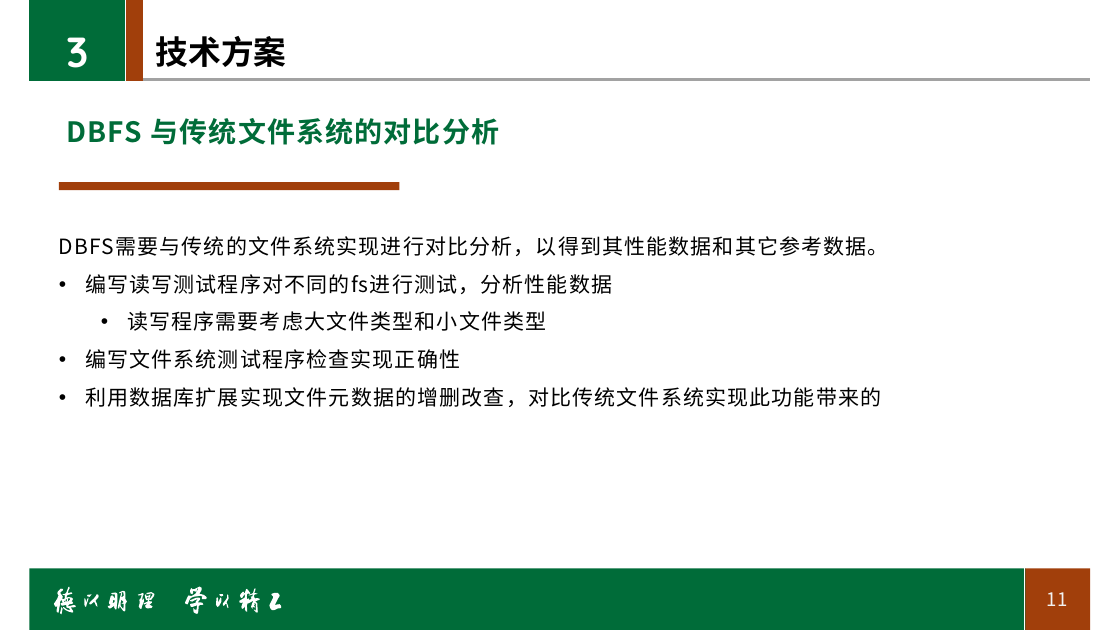
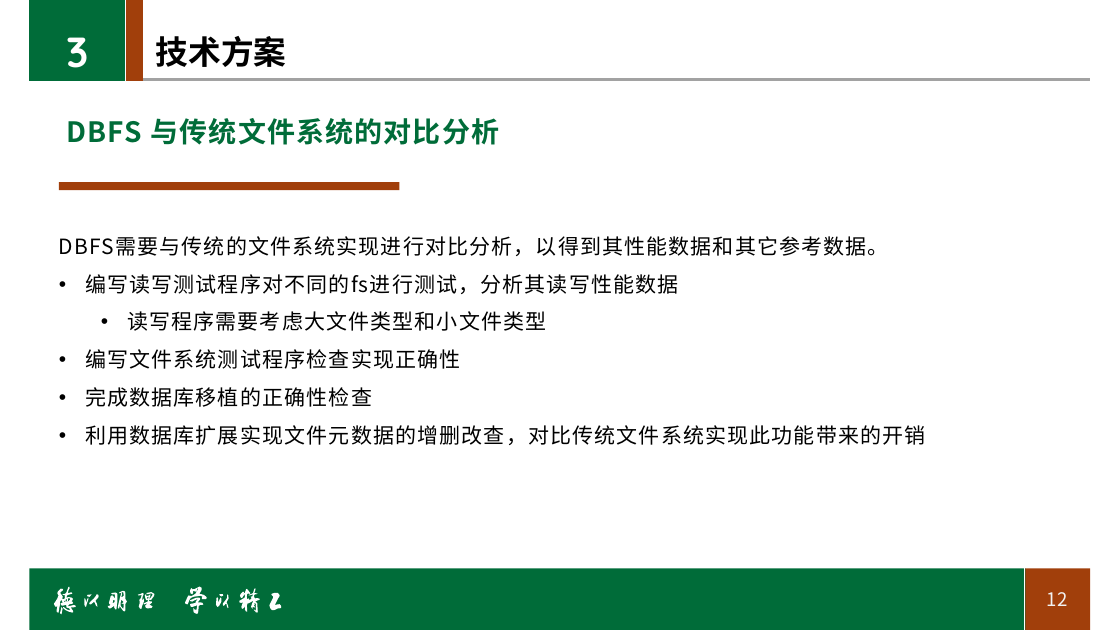
Before and after one commit to Godones/graduation-project, a slide deck: slide 12 of 开题报告.pptx (slide 11 before the commit). Drawn at 1120x630 pixels with LibreOffice and Linux fonts; fonts in the diff are those of the drawing; background and template pictures are left out. Boxes give left, top, right and bottom in pixels: in the first picture for what was removed or moved away, otherwise in the second. Text is boxed around its words. In the diff, an @@ line names an element or a change of style, - is before the commit and + after.

```diff
--- a/开题报告.pptx
+++ b/开题报告.pptx
@@ text at <box>85,274,679,294</box>: text changed @@
-• 编写读写测试程序对不同的fs进行测试，分析性能数据
+• 编写读写测试程序对不同的fs进行测试，分析其读写性能数据
@@ text at <box>85,387,926,445</box>: text changed @@
-• 利用数据库扩展实现文件元数据的增删改查，对比传统文件系统实现此功能带来的
+• 完成数据库移植的正确性检查
+• 利用数据库扩展实现文件元数据的增删改查，对比传统文件系统实现此功能带来的开销
@@ page number at <box>1047,592,1068,606</box>: text changed @@
-11
+12
```
Also in this commit, not shown: 3 other slides changed, 2 slides added.
